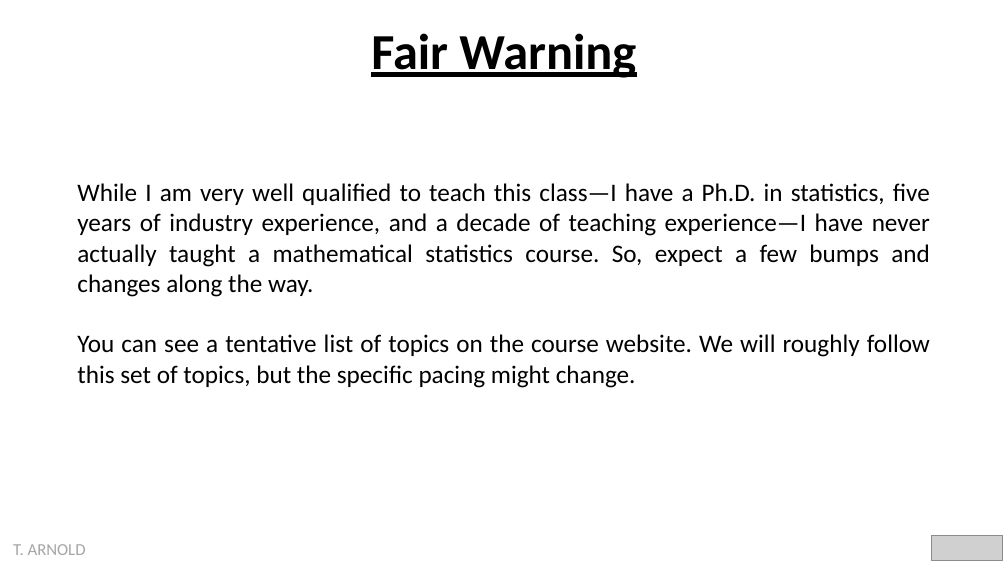
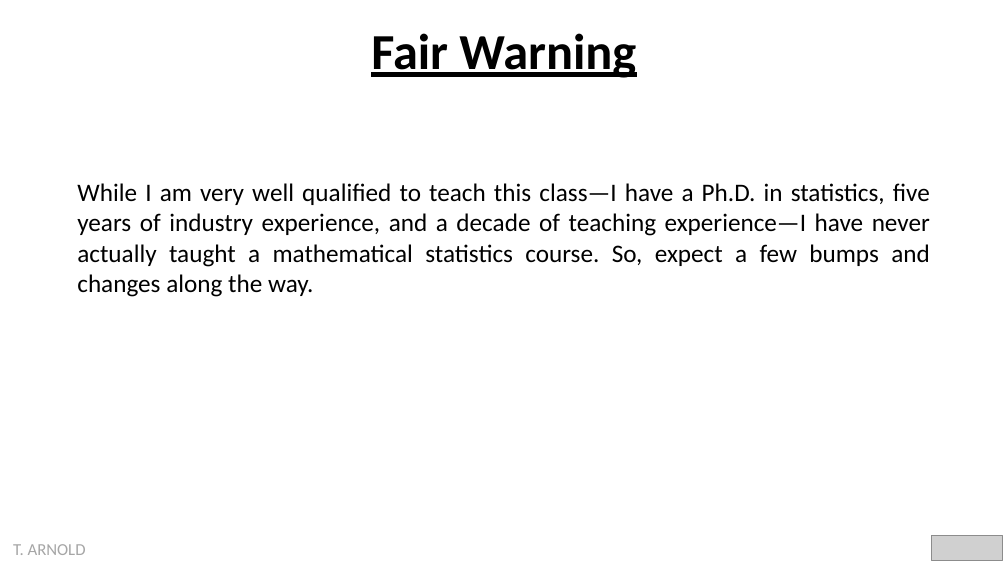
Before and after one commit to statsmaths/dsst330-s24, a slide deck: slide 8 of extra/intro.pptx (slide 9 before the commit). Drawn at 1008x567 pixels with LibreOffice and Linux fonts; fonts in the diff are those of the drawing; grey boxes stand for pictures. Boxes give left, top, right and bottom in pixels: in the first picture for what was removed or moved away, otherwise in the second. Text is boxed around its words. In the diff, an @@ line names an element or a change of style, - is before the commit and + after.

```diff
--- a/extra/intro.pptx
+++ b/extra/intro.pptx
@@ text at [77, 334, 930, 388]: paragraph removed @@
-You can see a tentative list of topics on the course website. We will roughly follow this set of topics, but the specific pacing might change.
```
Also in this commit, not shown: 2 other slides changed, 1 slide added, 2 slides removed, 3 other files.
